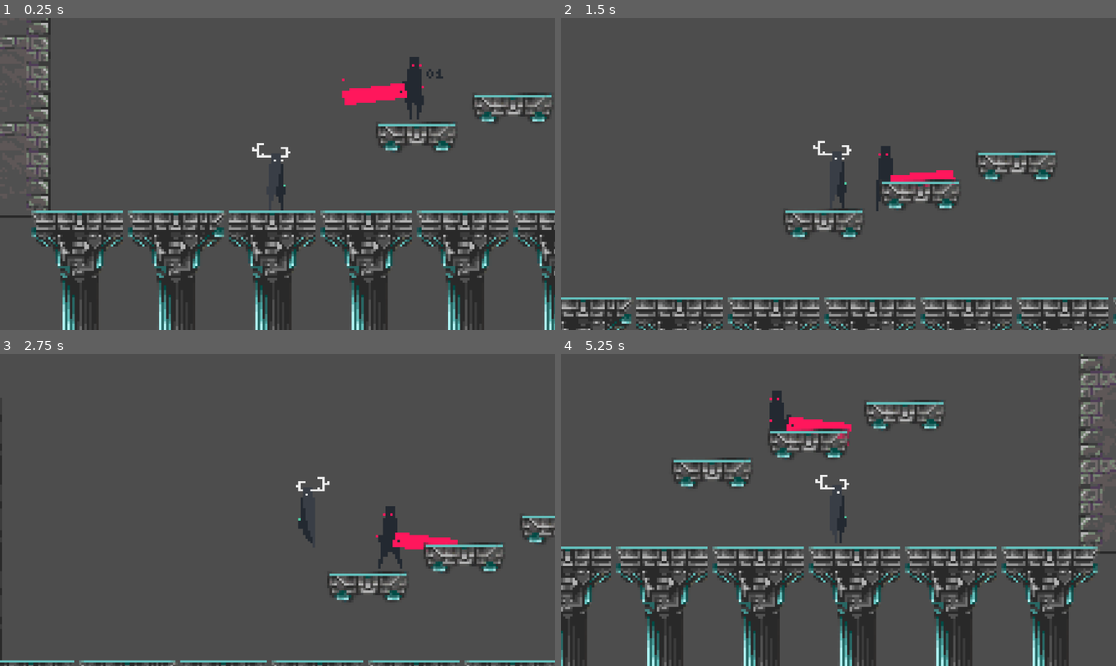
Above: before the commit, frames 1-4 (two rows, left to right).
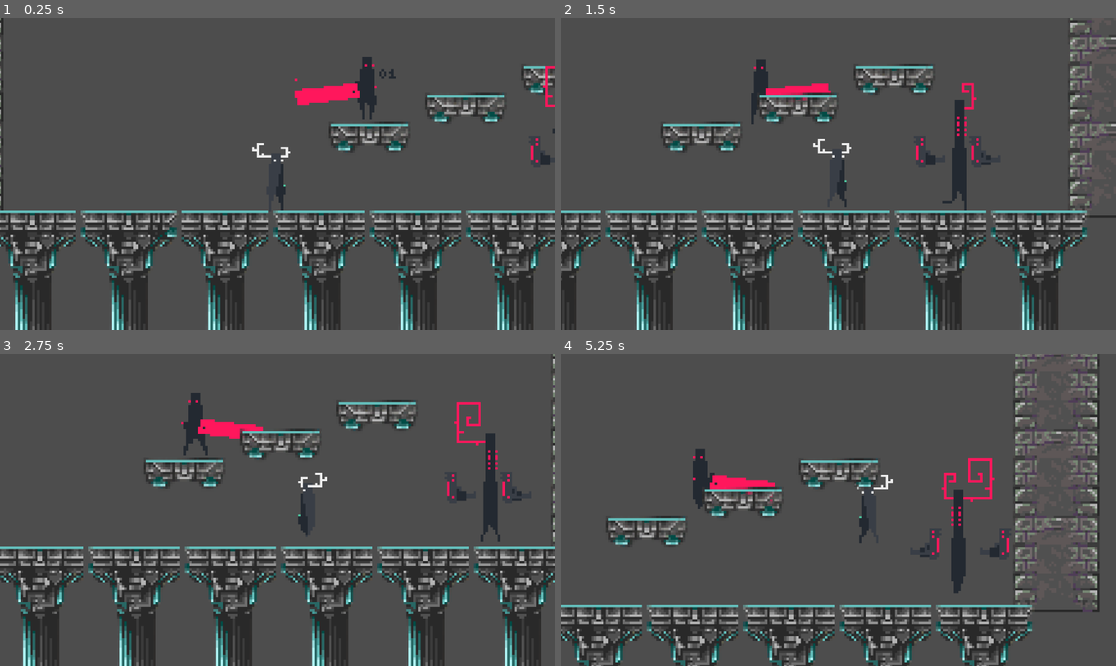
Above: after the commit, the same moments.

Repository: unclerosse/sozokujin-game
Game: Godot game, scene res://main.tscn
The game is run twice, just before and just after one commit, with the same random seed, the same clock (stepped at 60 frames per second) and the same inputs.
Inputs:
- Up to frame 1 (0.25 s): no input
- Up to frame 2 (1.5 s): hold Right (player_right) from 0.53 s (still down); tap Up (player_jump) at 0.77 s
- Up to frame 3 (2.75 s): tap Up (player_jump) at 1.52 s; release Right (player_right) at 2.03 s; hold Left (player_left) from 2.03 s (still down)
- Up to frame 4 (5.25 s): release Left (player_left) at 2.78 s; hold Right (player_right) 2.78-4.28 s; tap Up (player_jump) at 3.02, 3.77, 4.52 s; hold Left (player_left) 4.28-5.03 s; hold Right (player_right) from 5.03 s (still down)

The runs differ from the first frame. In frame 1, 28% of the frame differs, in the area x 0-100%, y 0-100%; in frame 2, 25%; in frame 3, 23%; in frame 4, 30%.

Commit message:
add second enemy

Diff:
--- /dev/null
+++ b/enemy_2.gd
@@ -0,0 +1,34 @@
+extends CharacterBody2D
+
+
+const SPEED = 80.0
+var direction = 1;
+const floor = Vector2(0,-1)
+
+# Get the gravity from the project settings to be synced with RigidBody nodes.
+var gravity = ProjectSettings.get_setting("physics/2d/default_gravity")
+
+
+func _ready():
+	$enemy_2.play("run")
+func _process(delta):
+
+	velocity.x = direction * SPEED
+	#$enemy.play("run")
+	if $RayCast2D2.is_colliding() and direction == 1:
+
+
+		#await get_tree().create_timer(2.0).timeout
+		direction *= -1
+
+		#$RayCast2D2.position.x *= -1
+		#$enemy.play("turn")
+		$enemy_2.flip_h = bool(1-direction)
+	elif $RayCast2D.is_colliding() and direction != 1:
+		direction *= -1
+
+		#$RayCast2D2.position.x *= -1
+		#$enemy.play("turn")
+		$enemy_2.flip_h = bool(1-direction)
+	velocity.y += gravity
+	move_and_slide()
--- /dev/null
+++ b/enemy_2.tscn
@@ -0,0 +1,66 @@
+[gd_scene load_steps=12 format=3 uid="uid://dfv2omln6w3ho"]
+
+[ext_resource type="Script" path="res://enemy_2.gd" id="1_txhj4"]
+[ext_resource type="Texture2D" uid="uid://bdhyldlporumh" path="res://sprites/PackCharacterPixelArt09/Enemies/Enemy02/Run/Enemy02_Run_01.png" id="2_7bkvj"]
+[ext_resource type="Texture2D" uid="uid://bb6w3nnb2lf7i" path="res://sprites/PackCharacterPixelArt09/Enemies/Enemy02/Run/Enemy02_Run_02.png" id="3_hndni"]
+[ext_resource type="Texture2D" uid="uid://coihc708ahknm" path="res://sprites/PackCharacterPixelArt09/Enemies/Enemy02/Run/Enemy02_Run_03.png" id="4_y5uap"]
+[ext_resource type="Texture2D" uid="uid://cyloux4va11ag" path="res://sprites/PackCharacterPixelArt09/Enemies/Enemy02/Run/Enemy02_Run_04.png" id="5_qcrn1"]
+[ext_resource type="Texture2D" uid="uid://dhhv1hmkh4w83" path="res://sprites/PackCharacterPixelArt09/Enemies/Enemy02/Run/Enemy02_Run_05.png" id="6_y43pi"]
+[ext_resource type="Texture2D" uid="uid://qcmjwal1pboh" path="res://sprites/PackCharacterPixelArt09/Enemies/Enemy02/Run/Enemy02_Run_06.png" id="7_hjxb3"]
+[ext_resource type="Texture2D" uid="uid://6emcxyfjk3e8" path="res://sprites/PackCharacterPixelArt09/Enemies/Enemy02/Run/Enemy02_Run_07.png" id="8_551xp"]
+[ext_resource type="Texture2D" uid="uid://ck88a7nj6i0kw" path="res://sprites/PackCharacterPixelArt09/Enemies/Enemy02/Run/Enemy02_Run_08.png" id="9_s4rta"]
+
+[sub_resource type="SpriteFrames" id="SpriteFrames_8bqiy"]
+animations = [{
+"frames": [{
+"duration": 1.0,
+"texture": ExtResource("2_7bkvj")
+}, {
+"duration": 1.0,
+"texture": ExtResource("3_hndni")
+}, {
+"duration": 1.0,
+"texture": ExtResource("4_y5uap")
+}, {
+"duration": 1.0,
+"texture": ExtResource("5_qcrn1")
+}, {
+"duration": 1.0,
+"texture": ExtResource("6_y43pi")
+}, {
+"duration": 1.0,
+"texture": ExtResource("7_hjxb3")
+}, {
+"duration": 1.0,
+"texture": ExtResource("8_551xp")
+}, {
+"duration": 1.0,
+"texture": ExtResource("9_s4rta")
+}],
+"loop": true,
+"name": &"run",
+"speed": 5.0
+}]
+
+[sub_resource type="RectangleShape2D" id="RectangleShape2D_63pe5"]
+size = Vector2(30, 230)
+
+[node name="enemy_2" type="CharacterBody2D"]
+script = ExtResource("1_txhj4")
+
+[node name="enemy_2" type="AnimatedSprite2D" parent="."]
+texture_filter = 1
+position = Vector2(5, -50)
+scale = Vector2(5, 5)
+sprite_frames = SubResource("SpriteFrames_8bqiy")
+animation = &"run"
+
+[node name="CollisionShape2D" type="CollisionShape2D" parent="."]
+position = Vector2(0, -12)
+shape = SubResource("RectangleShape2D_63pe5")
+
+[node name="RayCast2D" type="RayCast2D" parent="."]
+rotation = 1.5708
+
+[node name="RayCast2D2" type="RayCast2D" parent="."]
+rotation = -1.5708
--- a/main.tscn
+++ b/main.tscn
@@ -1,16 +1,17 @@
-[gd_scene load_steps=5 format=3 uid="uid://dv4b6ebwd5k7c"]
+[gd_scene load_steps=6 format=3 uid="uid://dv4b6ebwd5k7c"]
 
 [ext_resource type="PackedScene" uid="uid://cy4o7wfhmd2g4" path="res://player.tscn" id="1_b287v"]
 [ext_resource type="PackedScene" uid="uid://drgw6l1umqasi" path="res://static_body_2d.tscn" id="2_6lqc8"]
 [ext_resource type="PackedScene" uid="uid://bw7swc3s4vnoa" path="res://tile_map.tscn" id="3_jkm0g"]
 [ext_resource type="PackedScene" uid="uid://cv33gmij4e01" path="res://enemy.tscn" id="4_yrd1e"]
+[ext_resource type="PackedScene" uid="uid://dfv2omln6w3ho" path="res://enemy_2.tscn" id="5_lv8c6"]
 
 [node name="main" type="Node2D"]
 texture_filter = 1
 position = Vector2(56, 491)
 
 [node name="player" parent="." instance=ExtResource("1_b287v")]
-position = Vector2(66, -135)
+position = Vector2(164, -131)
 
 [node name="enemy" parent="." instance=ExtResource("4_yrd1e")]
 position = Vector2(330, -303)
@@ -50,3 +51,6 @@
 [node name="platform10" parent="." instance=ExtResource("2_6lqc8")]
 position = Vector2(765, -353)
 scale = Vector2(0.5, 0.5)
+
+[node name="enemy_2" parent="." instance=ExtResource("5_lv8c6")]
+position = Vector2(770, -158)
